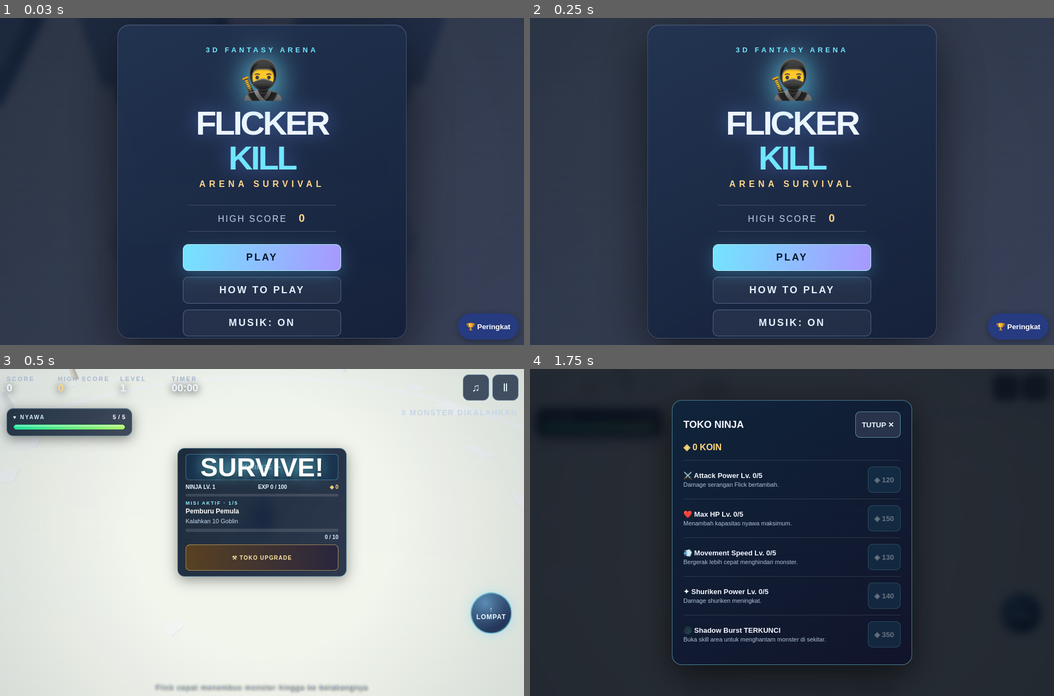
Above: before the commit, frames 1-4 (two rows, left to right).
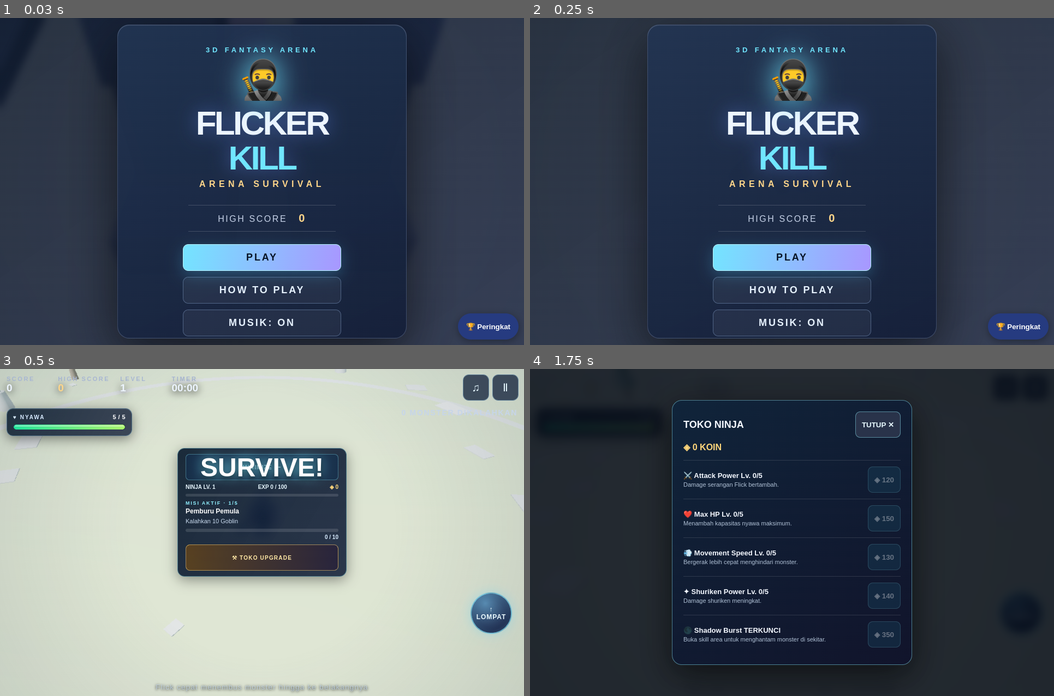
Above: after the commit, the same moments.

Repository: vexelkang-cell/gamepai
Game: browser game, page games/fliker-kill/index.html
The game is run twice, just before and just after one commit, with the same random seed, the same clock (stepped at 60 frames per second) and the same inputs.
Inputs (mouse positions are in pixels of both pictures, inside the frame that each line leads up to):
- Up to frame 1 (0.03 s): no input
- Up to frame 2 (0.25 s): no input
- Up to frame 3 (0.5 s): click "PLAY" at 0.27 s
- Up to frame 4 (1.75 s): hold Up 1.03-1.33 s; click (792, 565) at 1.07 s; hold Up 1.38-1.62 s; click (687, 499) at 1.67 s; hold Up from 1.67 s (still down)

The runs differ from the first frame. In frame 3, 16% of the frame differs, in the area x 0-100%, y 0-100%; in frame 4, less than 0.1%.

Commit message:
Balance FLIKER KILL daytime lighting and reduce overexposure

Diff:
--- a/games/fliker-kill/index.html
+++ b/games/fliker-kill/index.html
@@ -167,7 +167,7 @@
   <script>
 function bootFlickerGame(){(()=>{'use strict';
 const $=id=>document.getElementById(id), arena=$('game'), scene=new THREE.Scene();
-scene.background=new THREE.Color(0x9bcff0);scene.fog=new THREE.FogExp2(0xb9dcef,.0065);
+scene.background=new THREE.Color(0x78a9d0);scene.fog=new THREE.FogExp2(0x91b2c4,.007);
 const camera=new THREE.PerspectiveCamera(48,innerWidth/innerHeight,.1,200);
 const compact=matchMedia('(max-width:700px), (max-height:500px)').matches, cores=navigator.hardwareConcurrency||4, memory=navigator.deviceMemory||4;
 const qualityTier=(cores<=4||memory<=3)?0:(compact||cores<=6||memory<=6)?1:2;
@@ -175,8 +175,8 @@
 let renderScale=qualityTier===0?.9:qualityTier===1?1.12:1.4;
 const renderer=new THREE.WebGLRenderer({antialias:qualityTier===2&&!compact,powerPreference:'high-performance'});
 renderer.shadowMap.enabled=qualityTier===2&&!compact;renderer.shadowMap.type=THREE.PCFSoftShadowMap;if('outputColorSpac …(272 unchanged characters)…
-scene.add(new THREE.HemisphereLight(0xe8f6ff,0x71845a,2.8));
-const sun=new THREE.DirectionalLight(0xfff3d8,3.1);sun.position.set(-15,27,18);sun.castShadow=qualityTier===2&&!compact;if(sun.castShadow){sun.shadow.mapSize.set(1024,1024);sun.shadow.camera.left=-35;sun.shadow.camera.right=35;sun.shadow.camera.top=35;sun.shadow.camera.bottom=-35}scene.add(sun);
+scene.add(new THREE.HemisphereLight(0xc9e2f2,0x536747,1.25));
+const sun=new THREE.DirectionalLight(0xffedcf,1.65);sun.position.set(-15,27,18);sun.castShadow=qualityTier===2&&!compact;if(sun.castShadow){sun.shadow.mapSize.set(1024,1024);sun.shadow.camera.left=-35;sun.shadow.camera.right=35;sun.shadow.camera.top=35;sun.shadow.camera.bottom=-35}scene.add(sun);
 const mat=(c,em=0)=>new THREE.MeshStandardMaterial({color:c,roughness:.72,metalness:.18,emissive:em,emissiveIntensity:em?.45:0});
 const stone=mat(0x87939a), ground=mat(0x739653), brick=mat(0xaab5b9), gold=mat(0xe9c56e), blue=mat(0x82ddff,0x2288ff), dark=mat(0x26344a), skin=mat(0xc9a887);
 function mesh(parent,geo,material,x=0,y=0,z=0){const m=new THREE.Mesh(geo,material);m.position.set(x,y,z);m.castShadow=qualityTier===2&&!compact;m.receiveShadow=qualityTier===2&&!compact;parent.add(m);return m}
